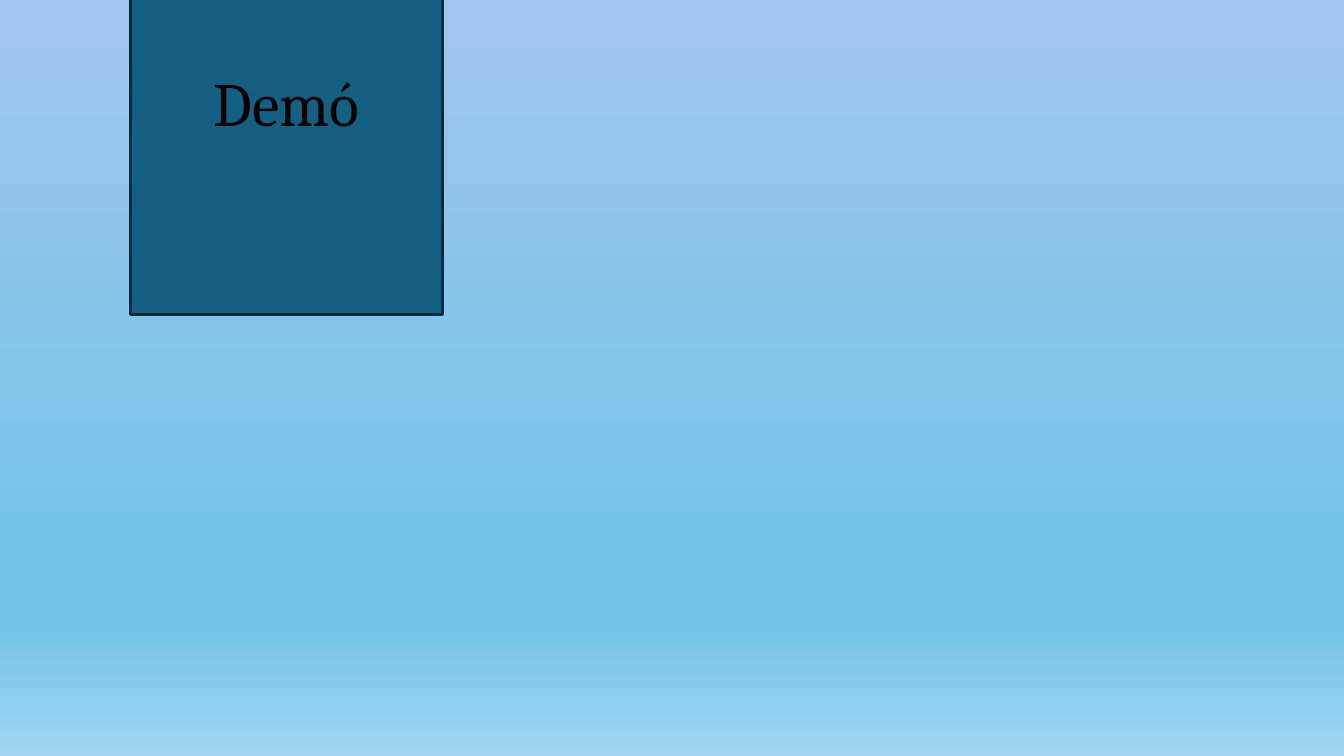
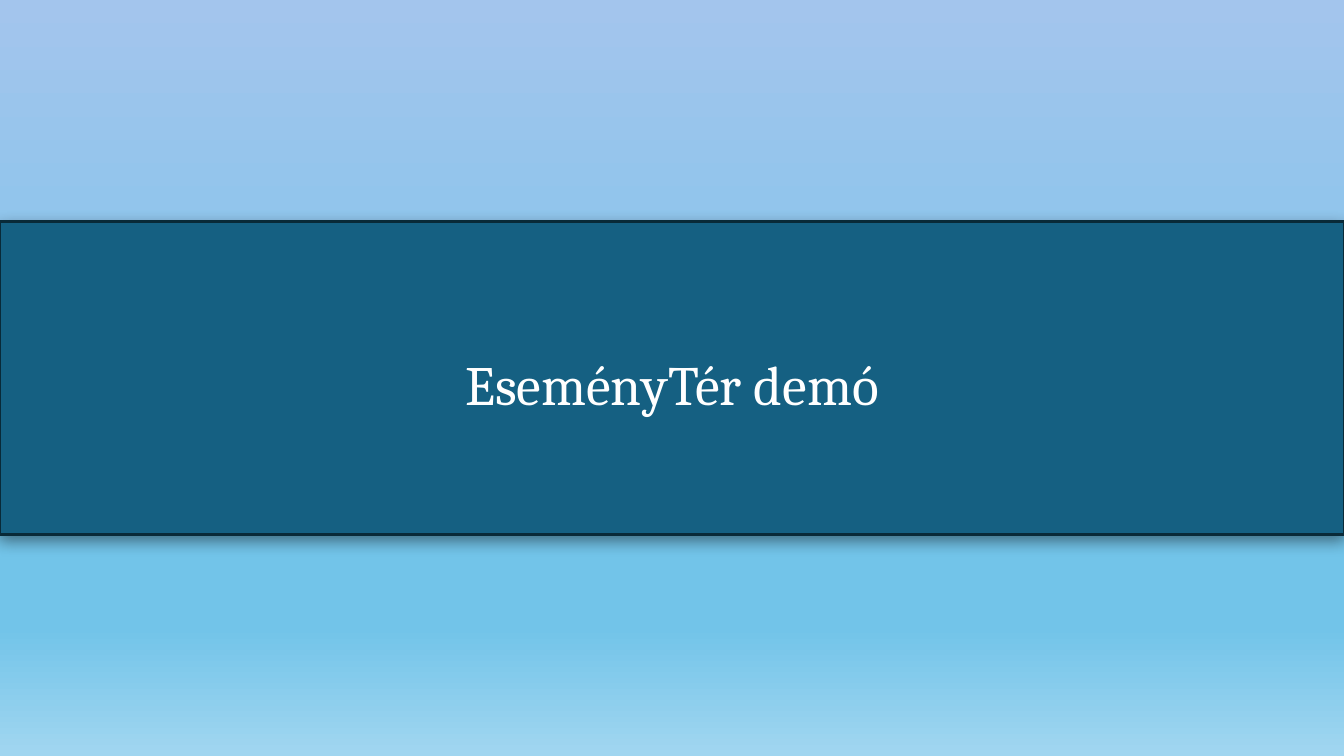
Before and after one commit to nagyls/13_S2_5_vizsgaremek, a slide deck: slide 14 of dokumentumok/Prezentáció_NagyLevedSamuel_TothTamas.pptx. Drawn at 1344x756 pixels with LibreOffice and Linux fonts; fonts in the diff are those of the drawing. Boxes give left, top, right and bottom in pixels: in the first picture for what was removed or moved away, otherwise in the second. Text is boxed around its words. In the diff, an @@ line names an element or a change of style, - is before the commit and + after.

```diff
--- a/dokumentumok/Prezentáció_NagyLevedSamuel_TothTamas.pptx
+++ b/dokumentumok/Prezentáció_NagyLevedSamuel_TothTamas.pptx
@@ rectangle at (0, 222, 1344, 534): shadow on; rotation 270 to 0 degrees @@
@@ title at (465, 366, 879, 417): text changed; size 44 to 39.6 pt; text colour #000000 to #FFFFFF @@
-Demó
+EseményTér demó
```
Also in this commit, not shown: 2 other slides changed.
